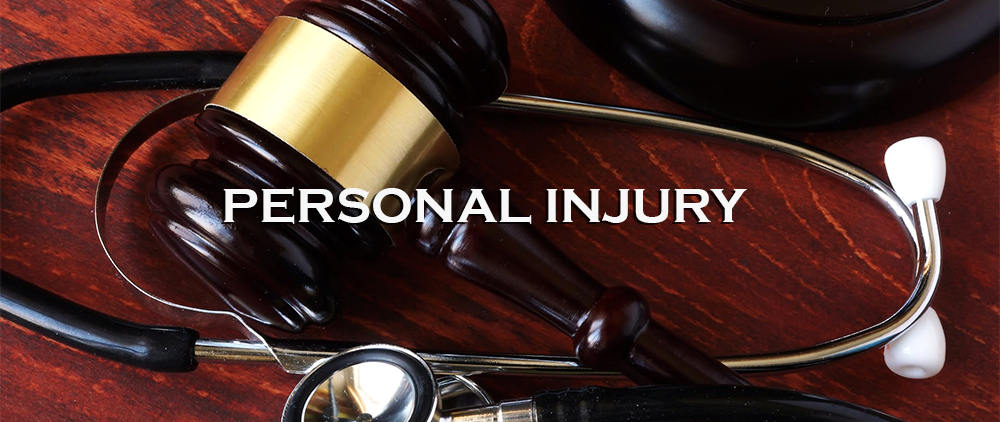
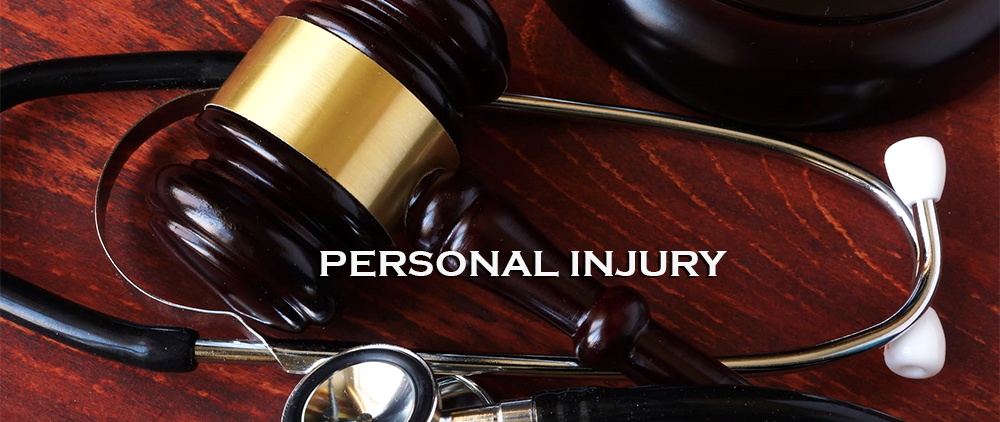
Two versions of the same layered image (1000×422). Layer-by-layer changes:
painted on "PERSONAL INJURY" over [223, 187, 747, 277]
